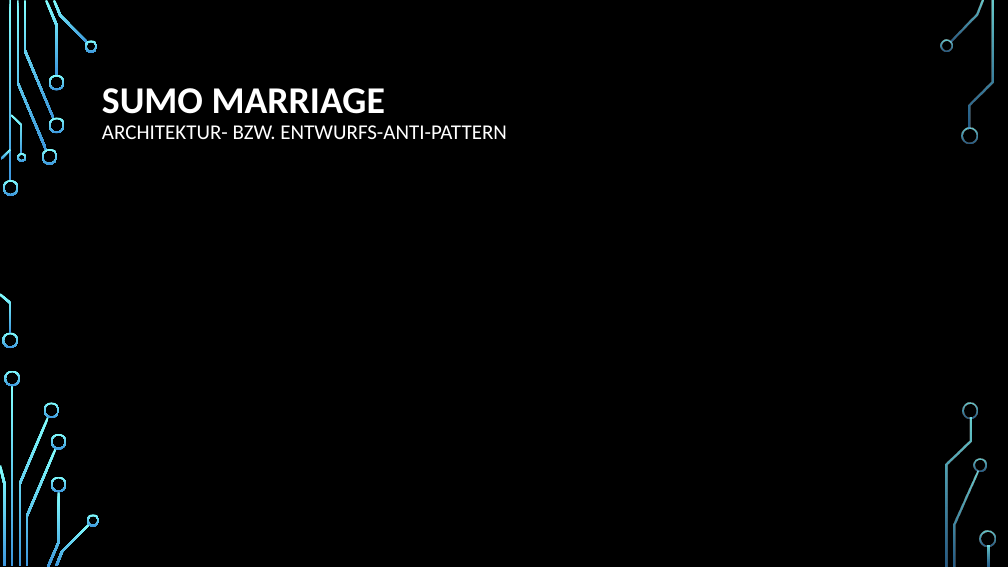
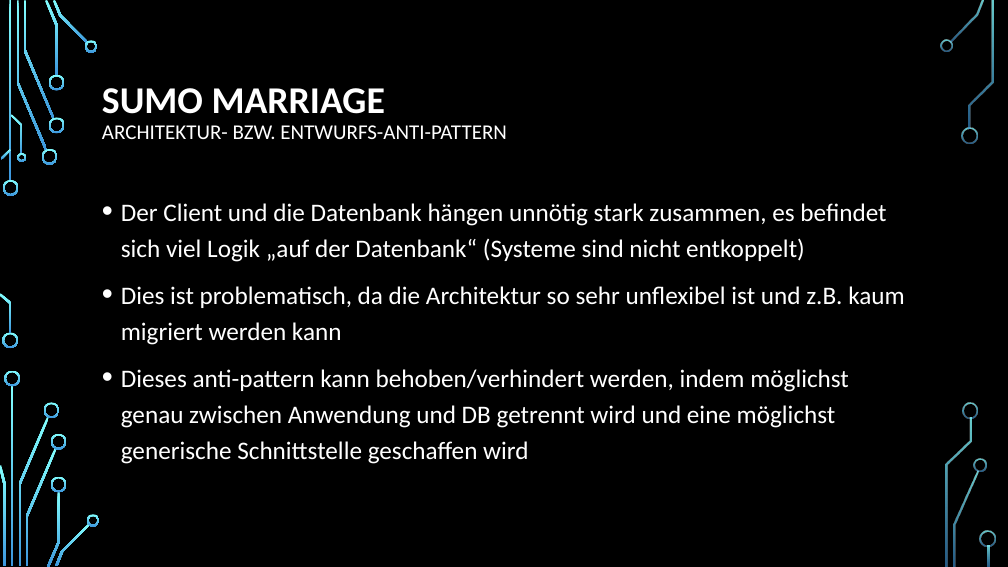
Before and after one commit to joshuaschu/E-Portfolio_Anti-Patterns, a slide deck: slide 6 of Anti-Patterns.pptx. Drawn at 1008x567 pixels with LibreOffice and Linux fonts; fonts in the diff are those of the drawing; background and template pictures are left out. Boxes give left, top, right and bottom in pixels: in the first picture for what was removed or moved away, otherwise in the second. Text is boxed around its words. In the diff, an @@ line names an element or a change of style, - is before the commit and + after.

```diff
--- a/Anti-Patterns.pptx
+++ b/Anti-Patterns.pptx
@@ text added at box(121, 203, 904, 464), 24 pt, text #FFFFFF @@
+• Der Client und die Datenbank hängen unnötig stark zusammen, es befindet sich viel Logik „auf der Datenbank“ (Systeme sind nicht entkoppelt)
+• Dies ist problematisch, da die Architektur so sehr unflexibel ist und z.B. kaum migriert werden kann
+• Dieses anti-pattern kann behoben/verhindert werden, indem möglichst genau zwischen Anwendung und DB getrennt wird und eine möglichst generische Schnittstelle geschaffen wird
```
Also in this commit, not shown: 6 other slides changed, 1 slide added.
